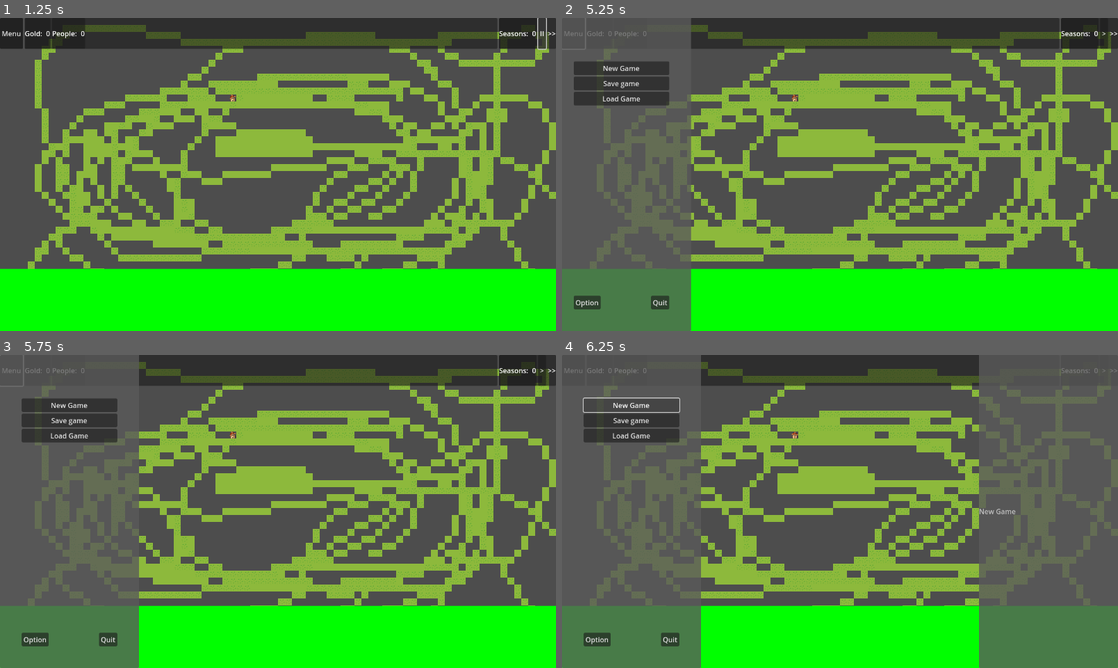
Above: before the commit, frames 1-4 (two rows, left to right).
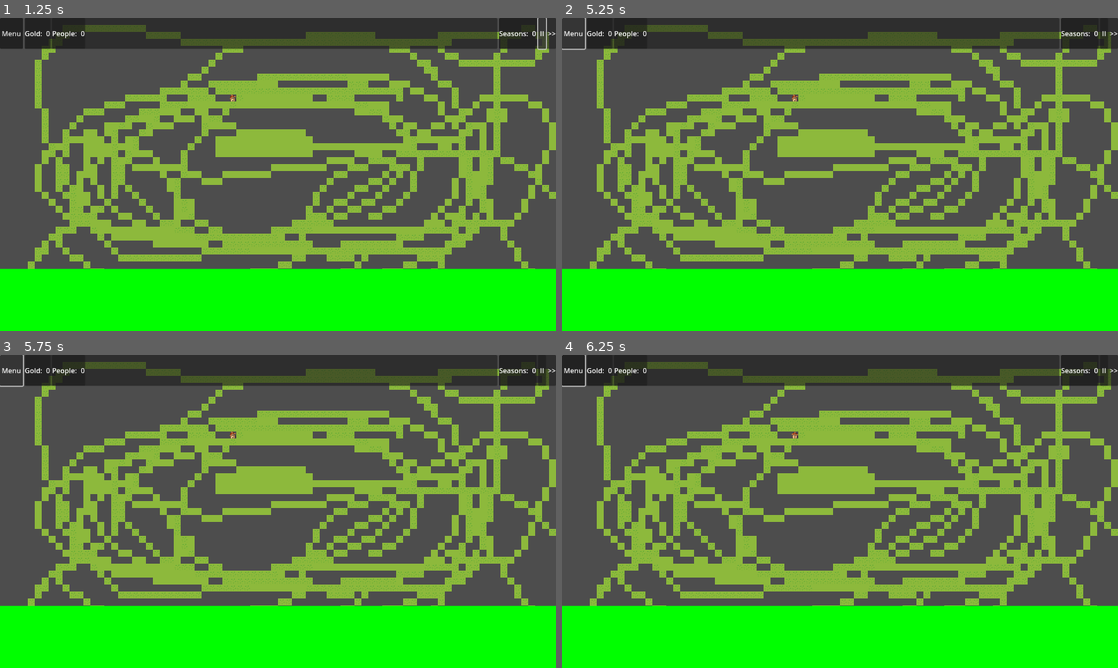
Above: after the commit, the same moments.

Repository: Ditjo/Hamlet
Game: Godot game, scene res://Main.tscn
Two runs of this game, one before a commit and one after it. Both use one fixed random seed, a clock stepped at 60 frames per second and the inputs below.
Inputs (mouse positions are in pixels of both pictures, inside the frame that each line leads up to):
- Up to frame 1 (1.25 s): click ">" at 0.5 s
- Up to frame 2 (5.25 s): click (1106, 33) at 1.25 s, where only the run before the commit has a clickable "II"; click (1106, 33) at 2 s, where only the run before the commit has a clickable ">"; click (1106, 33) at 2.75 s, where only the run before the commit has a clickable "II"; click (1106, 33) at 3.5 s, where only the run before the commit has a clickable ">"; click (1106, 33) at 4.25 s, where only the run before the commit has a clickable "II"; click (573, 33) at 5 s, where only the run before the commit has a clickable "Menu"
- Up to frame 3 (5.75 s): no input
- Up to frame 4 (6.25 s): click (628, 405) at 5.75 s, where only the run before the commit has a clickable "New Game"

Frame 1 is identical in both runs. In frame 2, 13% of the frame differs, in the area x 0-98%, y 0-100%; in frame 3, 14%; in frame 4, 27%, in the area x 0-100%, y 0-100%.

Commit message:
pause btn almost functionality & individual events started

Diff:
--- a/Events/Event.gd
+++ b/Events/Event.gd
@@ -4,7 +4,7 @@
 
 var event_name: String
 var description: String
-var type: Enums
+var type: Enums.EventTypes
 var options: Array = []
 
 func _resolve_assets() -> void:
@@ -13,8 +13,8 @@
 func can_event_trigger() -> bool:
 	return true
 
-func trigger_event(optional = null) -> void:
-	pass
+func trigger_event(optional = null) -> Array[int]:
+	return []
 
 func event_response(response: Enums) -> void:
 	pass
--- /dev/null
+++ b/Events/Good_Harvest.gd
@@ -0,0 +1,32 @@
+extends Event
+
+# Called when the node enters the scene tree for the first time.
+func _ready():
+	pass # Replace with function body.
+
+func _init(
+	name_: String = "Good Harvest",
+	desc_: String = "",
+	type_: Enums.EventTypes = Enums.EventTypes.HARVEST,
+	opts_: Array = ["OK"]
+) -> void:
+	event_name = name_
+	description = desc_
+	type = type_
+	options = opts_
+
+"""
+func _resolve_assets() -> void:
+	pass
+"""
+
+func can_event_trigger() -> bool:
+	if DataManager.get_structures_by_type(Enums.StructureTypes.FIELD).size() > 0:
+		return true
+	else:
+		return false
+
+func trigger_event(optional = null) -> Array[int]:
+	#do functionality
+	return []
+	pass
--- a/Globals/Managers/game_manager.gd
+++ b/Globals/Managers/game_manager.gd
@@ -2,16 +2,19 @@
 
 var is_running := false
 var is_paused := false
+"""
 var was_paused := false
-"""
 signal paused
 signal unpaused
 """
 #Skal indholde tidsstyring. Seasons! Pause, play.
+"""
+func _init():
+	game_main()
+"""
 func game_main():
 	is_running = true
 	is_paused = false
-	was_paused  = false
 	run_game_loop()
 	pass
 
@@ -21,22 +24,22 @@
 		if get_tree().paused:
 			await wait_until_unpaused()
 		#evt small timeout el lign her for stagger mellem pause og gamefunctions
-		await SimulationManager.sim_main()
+		print("skadoosh")
+		#await SimulationManager.sim_main()
 		#put season/ui stuff here?
 
 func wait_until_unpaused():
 	while get_tree().paused:
 		await get_tree().process_frame
-"""
+
 func pause_game():
 	if get_tree().paused:
 		return
 	get_tree().paused = true
-	paused.emit()
+	#paused.emit()
 
 func unpause_game():
 	if not get_tree().paused:
 		return
 	get_tree().paused = false
-	unpaused.emit()
-"""
+	#unpaused.emit()
--- a/Globals/Managers/simulation_manager.gd
+++ b/Globals/Managers/simulation_manager.gd
@@ -41,7 +41,7 @@
 func harvest_func(new_event: Event) -> Dictionary:
 	var grain: int = 0
 	var event_factor:= [0]
-	if new_event != null && new_event.type.EventTypes.HARVEST:
+	if new_event != null && new_event.type == Enums.EventTypes.HARVEST:
 		#event_factor = new_event.event_response("enum")
 		pass
 	var grain_structs = DataManager.get_structures_by_type(Enums.StructureTypes.FIELD)
@@ -59,7 +59,7 @@
 	var grain = harvest["grain"]
 	var flour: int = 0
 	var event_factor:= []
-	if new_event != null && new_event.type.EventTypes.PRODUCTION:
+	if new_event != null && new_event.type == Enums.EventTypes.PRODUCTION:
 		#event_factor = new_event.event_response("enum")
 		pass
 	var flour_structs = DataManager.get_structures_by_type(Enums.StructureTypes.WINDMILL)
@@ -78,7 +78,7 @@
 func sale_func(new_event: Event, production: Dictionary) -> void:
 	var local_gold: int = 0
 	var event_factor:= []
-	if new_event != null && new_event.type.EventTypes.SALE:
+	if new_event != null && new_event.type == Enums.EventTypes.SALE:
 		#event_factor = new_event.event_response("enum")
 		pass
 	local_gold += production["grian"] * 2 * (event_factor[0] if event_factor[1] == 0 else 1)
@@ -95,7 +95,7 @@
 	}
 	##assume events have already been vetted for availability
 	var event_factor:= []
-	if new_event != null && new_event.type.EventTypes.POPULATION:
+	if new_event != null && new_event.type == Enums.EventTypes.POPULATION:
 		#event execution based on its variables
 		"""
 		event_factor = event.trigger func etc
--- a/UI/HUD/Topbar/time_control.gd
+++ b/UI/HUD/Topbar/time_control.gd
@@ -19,7 +19,9 @@
 		pause_play_btn.text = "II"
 		pause_play_btn.tooltip_text = "The Game is Paused"
 		#Call Method In GameManager to Pause
+		GameManager.pause_game()
 	else:
 		pause_play_btn.text = ">"
-		pause_play_btn.tooltip_text = "The Game Playing"
+		pause_play_btn.tooltip_text = "The Game is Playing"
 		#Call Method In GameManager to UnPause
+		GameManager.unpause_game()
--- a/main.gd
+++ b/main.gd
@@ -4,3 +4,6 @@
 
 func s() -> void:
 	pass
+
+func _ready():
+	GameManager.game_main()
Not shown, added: Events/Good_Harvest.gd.uid
